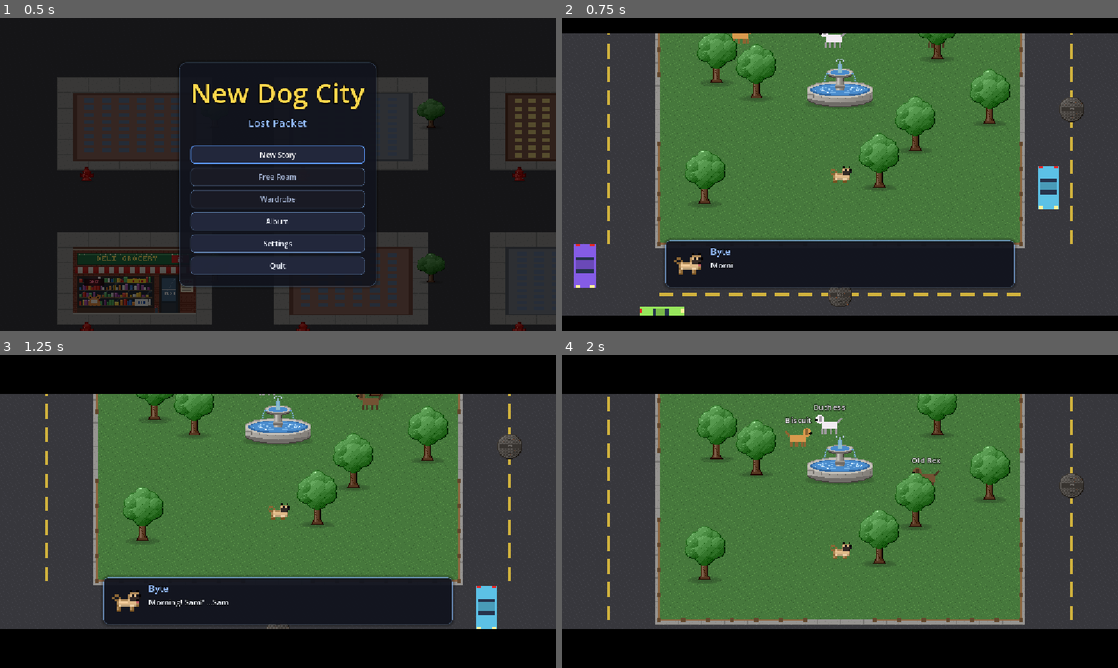
Above: before the commit, frames 1-4 (two rows, left to right).
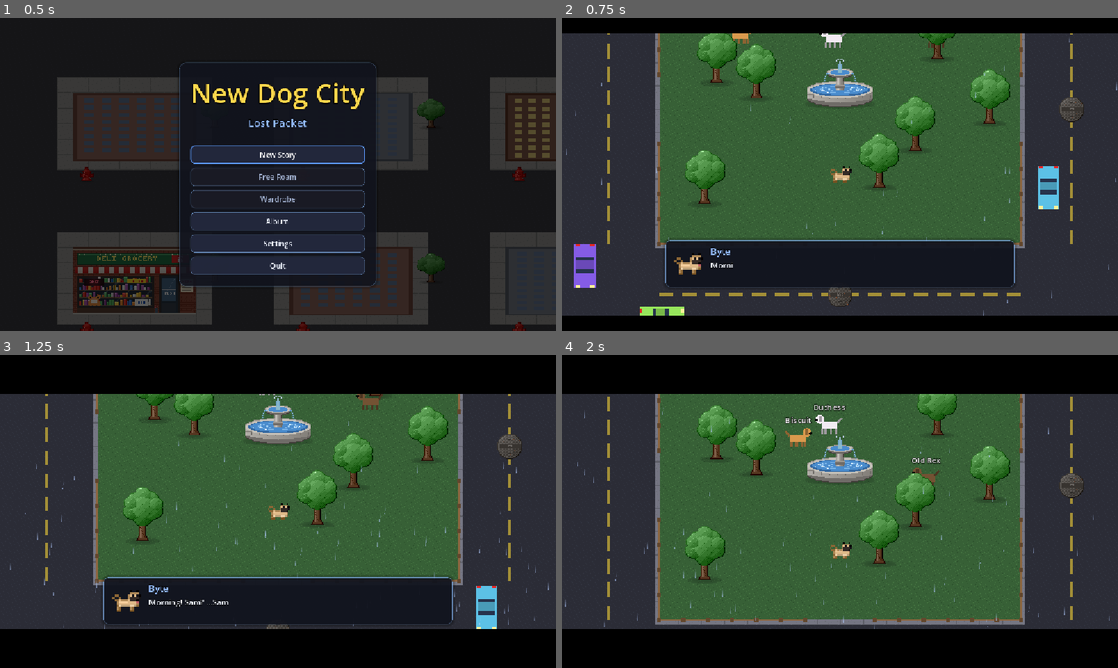
Above: after the commit, the same moments.

Repository: Damon1o/new-dog-city
Game: Godot game, scene res://scenes/Home.tscn
Two runs of this game, one before a commit and one after it. Both use one fixed random seed, a clock stepped at 60 frames per second and the inputs below.
Inputs (mouse positions are in pixels of both pictures, inside the frame that each line leads up to):
- Up to frame 1 (0.5 s): no input
- Up to frame 2 (0.75 s): click "New Story" at 0.5 s
- Up to frame 3 (1.25 s): no input
- Up to frame 4 (2 s): tap Enter at 1.25 s; move the mouse to (962, 495) at 1.27 s; hold D (move_right) from 1.28 s (still down); hold R (bark) from 1.28 s (still down); click (962, 495) at 1.42 s; tap Space (bite) at 1.55 s

Frame 1 is identical in both runs. In frame 2, 4.5% of the frame differs, in the area x 0-100%, y 4-96%; in frame 3, 3.8%; in frame 4, 5.4%, in the area x 0-99%, y 12-88%.

Commit message:
Pedestrians: recorded scream, biteable, kill = 5 stars; drone loses dog in dog park
- scream sfx uses NPC_Scream.m4a converted to assets/sfx/scream.wav
- human.gd hurt(): 20 hp, game.on_bite hits humans; a kill maxes heat (5 stars)
- killed pedestrians respawn off screen, cap MAX_HUMANS
- wanted.gd: the 5-star drone no longer sees the dog in a dog park, so
  heat decays there and animal control can be escaped
- smoke test covers kill -> 5 stars and the dog-park escape

Co-Authored-By: Claude Opus 5.5 <noreply@anthropic.com>

Diff:
--- a/autoload/sound.gd
+++ b/autoload/sound.gd
@@ -7,7 +7,7 @@
 ## web build); see assets/music/CREDITS.md. Real OGGs later go in assets/music/<track>.ogg.
 
 const BUSES := ["Music", "SFX", "Ambience"]
-const SFX_NAMES := ["bark", "catch", "hurt", "buy", "levelup", "steam", "subway", "pickup"]
+const SFX_NAMES := ["bark", "catch", "hurt", "buy", "levelup", "steam", "subway", "pickup", "scream"]
 
 enum { CITY, BOSS, CUTSCENE }
 const FADE := 1.5
@@ -71,8 +71,7 @@
 	# M4-4 animal control: one-shot synths off the music synth. ponytail: siren is one sweep, not a loop on the van
 	var shots := [["whistle", {"bpm": 400, "root": 88, "wave": "sine", "lead": [0, 3, 0, 3, 0, 3]}],
 			["siren", {"bpm": 90, "root": 72, "wave": "saw", "lead": [0, 1, 3, 5, 7, 5, 3, 1]}],
-			["rat_squeak", {"bpm": 700, "root": 93, "wave": "sine", "lead": [0, 5, 2]}],
-			["scream", {"bpm": 900, "root": 84, "wave": "saw", "lead": [0, 4, 7, 12, 14, 12, 14, 12, 11, 9, 7]}]]  # human.gd
+			["rat_squeak", {"bpm": 700, "root": 93, "wave": "sine", "lead": [0, 5, 2]}]]
 	# M3-2 foes, one root per type: yowl = saw pitch bend; hiss = dense noise hats over a short squeal.
 	# ponytail: the hiss "filter" is burst rate + squeal pitch, not a real filter; real one if they sound alike
 	for c: Array in [["cat_%s_tabby", 72], ["cat_%s_tom", 60], ["cat_%s_sphynx", 79], ["cat_%s_calico", 69],
--- a/scripts/game.gd
+++ b/scripts/game.gd
@@ -16,6 +16,7 @@
 
 const PreyScript := preload("res://scripts/prey.gd")
 const HumanScript := preload("res://scripts/human.gd")
+const MAX_HUMANS := 10
 const RaccoonScript := preload("res://scripts/raccoon.gd")
 const BossScript := preload("res://scripts/boss.gd")
 const CarScript := preload("res://scripts/car.gd")
@@ -270,12 +271,8 @@
 	for i in 12:
 		spawn_prey()
 		spawn_treat()
-	for i in 10:  # street pedestrians, scream at barks / raccoons / rats
-		var at := random_spot(250.0)
-		if at.x >= 0.0:
-			var h := HumanScript.new()
-			h.setup_human(self, at)
-			add_child(h)
+	for i in MAX_HUMANS:
+		spawn_human()
 	show_msg("Press Esc for controls")
 	if not Story.has("cs_intro"):  # ponytail: old saves see it once too; gate on a fresh dog if that annoys
 		dialog.play("cs_intro")
@@ -297,6 +294,8 @@
 			spawn_prey()
 		if treat_sprites.size() < MAX_TREATS:
 			spawn_treat()
+		if get_tree().get_nodes_in_group("human").size() < MAX_HUMANS:
+			spawn_human()  # killed ones are replaced off screen
 	save_timer -= delta
 	if save_timer <= 0.0:
 		save_timer = 20.0
@@ -458,6 +457,14 @@
 			return p
 	return Vector2(-1, -1)
 
+## Street pedestrian (human.gd) off screen; they scream at barks / raccoons / rats.
+func spawn_human() -> void:
+	var at := random_spot(500.0)
+	if at.x >= 0.0:
+		var h := HumanScript.new()
+		h.setup_human(self, at)
+		add_child(h)
+
 func sfx(sound: String) -> void:
 	Sound.sfx(sound)
 
@@ -549,6 +556,9 @@
 	for p in get_tree().get_nodes_in_group("prey"):
 		if p.position.distance_to(center) < radius:
 			on_prey_caught(p)
+	for h in get_tree().get_nodes_in_group("human"):
+		if not h.is_queued_for_deletion() and h.position.distance_to(center) < radius + 10.0:
+			h.hurt(dmg)
 
 func on_prey_caught(prey: Node2D) -> void:
 	if prey.is_queued_for_deletion():
--- a/scripts/human.gd
+++ b/scripts/human.gd
@@ -1,6 +1,7 @@
 extends "res://scripts/npc.gd"
 ## Street pedestrian: wanders like a park dog (npc.gd), but screams and runs when a bark wave
-## passes close or a raccoon / rat gets near. Never talks, never takes damage.
+## passes close or a raccoon / rat gets near. Never talks. The dog's bite hurts them (game.on_bite);
+## a kill maxes the wanted level (5 stars).
 
 const HEAR := 200.0    # bark wave this close = scream
 const THREAT := 110.0  # raccoon / rat this close = scream
@@ -9,6 +10,7 @@
 
 var scream_t := 0.0   # > 0 while screaming and running
 var scream_cd := 0.0  # one scream per scare, not one per frame
+var hp := 20.0
 var flee := Vector2.ZERO
 var skin: Color
 var hair: Color
@@ -38,6 +40,17 @@
 	if flee == Vector2.ZERO:
 		flee = Vector2.RIGHT
 	Sound.sfx("scream")
+
+func hurt(dmg: float) -> void:
+	hp -= dmg
+	g.float_text(position, "-%d" % dmg, Color(1, 0.4, 0.4))
+	if hp > 0.0:
+		scream(g.player.position)
+		return
+	g.poof(position, Color(0.8, 0.1, 0.1))
+	g.float_text(position + Vector2(0, -20), "WANTED!", Color(1, 0.2, 0.2))
+	g.wanted.add_heat(g.wanted.MAX_HEAT, "human")  # 5 stars
+	queue_free()
 
 func _process(delta: float) -> void:
 	scream_cd -= delta
--- a/scripts/systems/wanted.gd
+++ b/scripts/systems/wanted.gd
@@ -102,7 +102,7 @@
 		if offs.any(func(o): return o.position.distance_to(p.position) < NEAR_BARK):
 			add_heat(5, "bark")
 	last_bark = p.bark_cd
-	var seen := drone != null
+	var seen: bool = drone != null and not g.city.in_dog_park(p.position)  # the drone loses him under the park trees: 5 stars can be shaken
 	for o in offs:
 		var d: float = o.position.distance_to(p.position)
 		seen = seen or d < SIGHT
--- a/tests/smoke.gd
+++ b/tests/smoke.gd
@@ -550,6 +550,22 @@
 	assert(human.threat() != null, "pedestrian sees a raccoon close by")
 	racs[2].position = rac_at
 	racs[2].visible = rac_vis
+	# killing a pedestrian = 5 stars; the 5-star drone loses the dog in the dog park, so heat can decay
+	var bite_at: Vector2 = player.position + player.facing * 26.0
+	human.position = bite_at
+	human.hp = 1.0
+	game.on_bite(bite_at, 46.0, 1.0)
+	assert(human.is_queued_for_deletion() and game.wanted.stars() == 5, "killing a pedestrian = 5 stars")
+	game.wanted.staff_t = 0.0
+	await frames(2)
+	assert(game.wanted.drone != null, "5 stars: drone")
+	var street_at: Vector2 = player.position
+	player.position = game.city.dog_park.get_center()
+	game.wanted.unseen = 0.0
+	await frames(2)
+	assert(game.wanted.unseen > 0.0, "drone can't see the dog in the dog park: escape")
+	player.position = street_at
+	game.wanted.clear()
 	boss.stun_t = 0.0
 	player.facing = Vector2.RIGHT
 	player.bark_cd = player.BARK_CD  # the wave waits drained it; the ability-bar check below wants a fresh one
Not shown, added: assets/sfx/scream.wav.import
Not shown, added: assets/sfx/scream.wav
